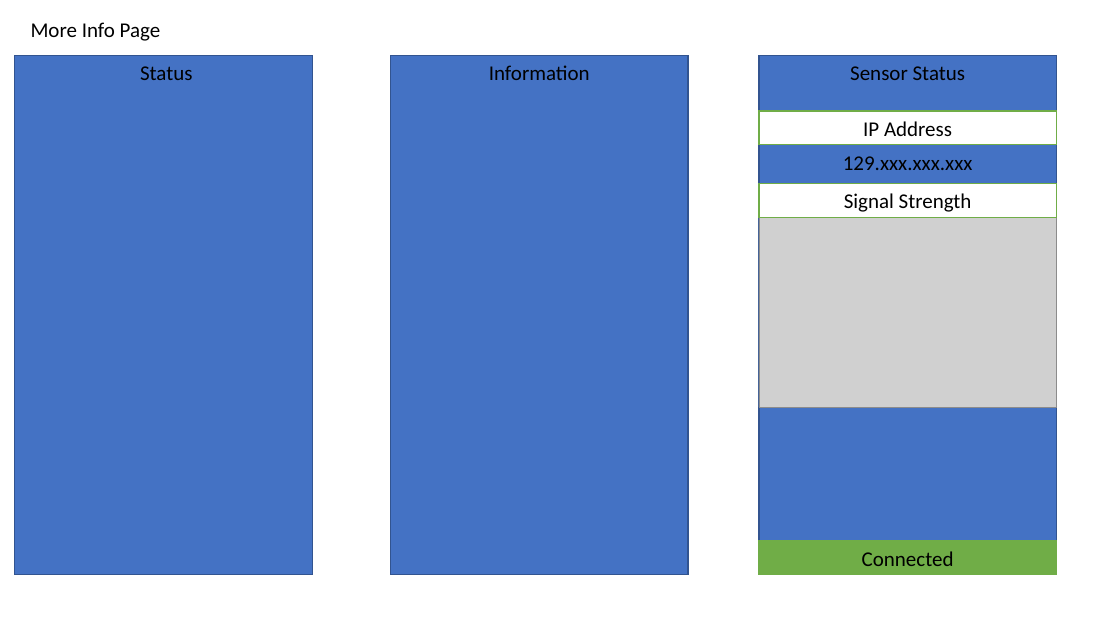
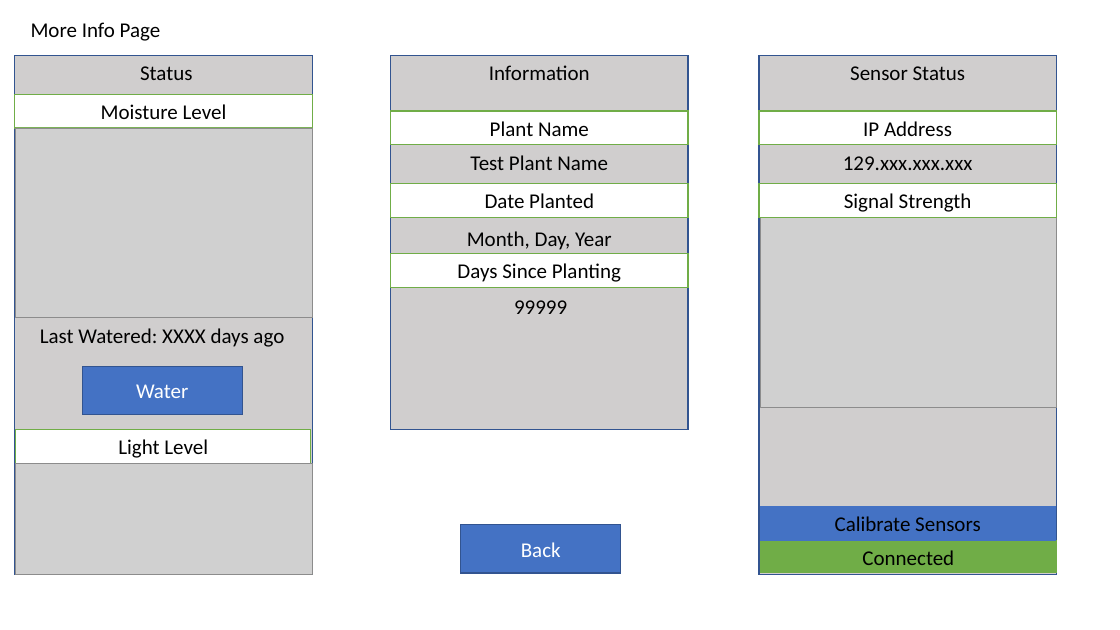
Before and after one commit to CireMarkus/auto-plant-waterer, a slide deck: slide 2 of Protyping of website.pptx. Drawn at 1120x630 pixels with LibreOffice and Linux fonts; fonts in the diff are those of the drawing; grey boxes stand for pictures. Boxes give left, top, right and bottom in pixels: in the first picture for what was removed or moved away, otherwise in the second. Text is boxed around its words. In the diff, an @@ line names an element or a change of style, - is before the commit and + after.

```diff
--- a/Protyping of website.pptx
+++ b/Protyping of website.pptx
@@ fill #4472C4 to #D0CECE in 3 elements at [15, 55, 313, 575], [760, 55, 1057, 575], [391, 55, 688, 429] @@
@@ rectangle: place and size @@
-rectangle at [391, 55, 688, 575]
+rectangle at [391, 55, 688, 429]
@@ rectangle added at [15, 94, 313, 128], fill #FFFFFF, outline #70AD47 1 pt, 18 pt, text #000000 @@
+Moisture Level
@@ rectangle added at [391, 111, 688, 145], fill #FFFFFF, outline #70AD47 1 pt, 18 pt, text #000000 @@
+Plant Name
@@ picture added at [16, 128, 313, 318] @@
@@ text added at [470, 155, 608, 170], 18 pt, text #000000 @@
+Test Plant Name
@@ rectangle added at [391, 183, 688, 217], fill #FFFFFF, outline #70AD47 1 pt, 18 pt, text #000000 @@
+Date Planted
@@ text added at [467, 231, 611, 250], 18 pt, text #000000 @@
+Month, Day, Year
@@ rectangle added at [391, 254, 688, 287], fill #FFFFFF, outline #70AD47 1 pt, 18 pt, text #000000 @@
+Days Since Planting
@@ text added at [40, 328, 284, 347], 18 pt, text #000000 @@
+Last Watered: XXXX days ago
@@ text added at [514, 300, 567, 314], 18 pt, text #000000 @@
+99999
@@ rectangle added at [82, 366, 242, 415], fill #4472C4, outline #325491 1 pt, 18 pt, text #FFFFFF @@
+Water
@@ rectangle added at [16, 429, 312, 463], fill #FFFFFF, outline #70AD47 1 pt, 18 pt, text #000000 @@
+Light Level
@@ picture added at [16, 464, 313, 576] @@
@@ rectangle added at [760, 507, 1055, 540], fill #4472C4, outline #4472C4 1 pt, 18 pt, text #000000 @@
+Calibrate Sensors
@@ rectangle added at [461, 525, 621, 574], fill #4472C4, outline #325491 1 pt, 18 pt, text #FFFFFF @@
+Back
```
Also in this commit, not shown: 1 other slide changed, 4 slides added.
